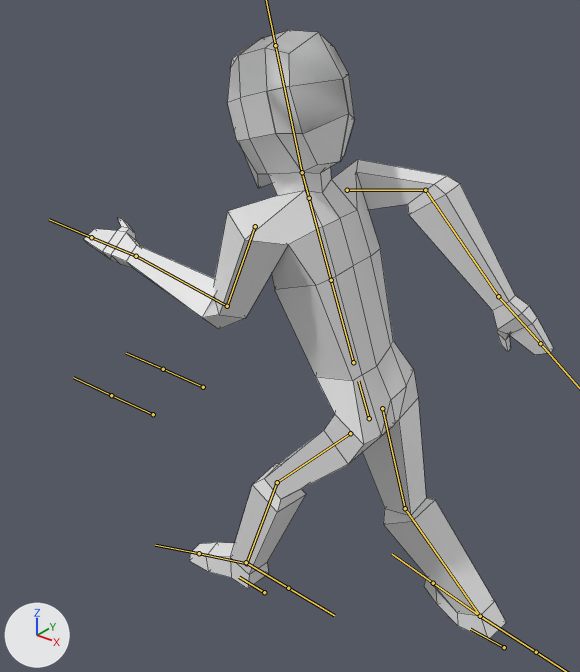
Before and after pictures for a commit that changed the FBX model Games Fleadh Maze Game/Assets/Character/character idle.fbx.
Rendered twice from a camera (50 mm lens) standing at (9.42, -13.13, 14.99) and looking at (-0.82, -0.33, 7.05). Every picture has the same lights, and +X, +Y and +Z are marked at lower left. Both versions are drawn at frame 1 of the action 'Armature|Run Right'; the numbers are the values there. The bones that bend it are drawn over the model as lines. Mesh edges are drawn as thin lines.
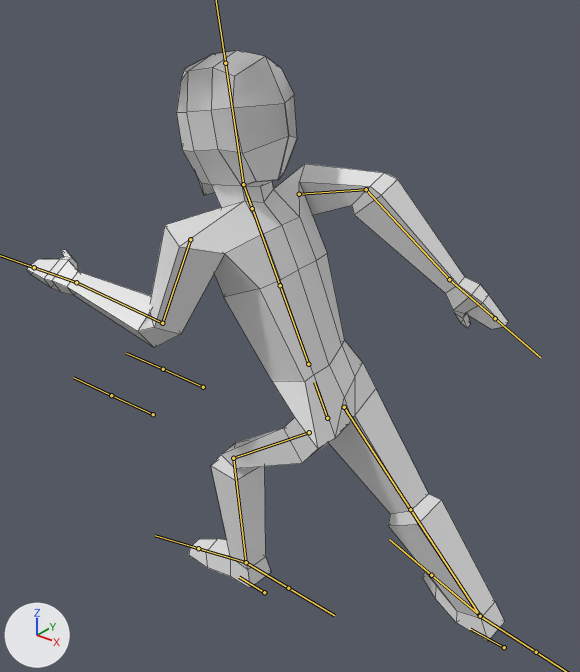
Changed parts and their boxes [x1, y1, x2, y2] in the pictures (580 x 672 px):
'Cube', posed: before [84, 30, 554, 640]; after [27, 50, 508, 642]
bone 'hip', root to tip: before (369, 418) to (358, 381); after (327, 418) to (314, 382)
bone 'head', root to tip: before (302, 172) to (275, 45); after (243, 184) to (225, 63)
bone 'L upper arm', root to tip: before (255, 226) to (227, 306); after (190, 239) to (162, 323)
bone 'R upper arm.001', root to tip: before (347, 190) to (425, 190); after (299, 194) to (366, 189)
bone 'L upper leg', root to tip: before (350, 433) to (277, 482); after (309, 432) to (233, 458)
bone 'L lower leg', root to tip: before (277, 482) to (246, 563); after (233, 458) to (246, 562)
bone 'L foot', root to tip: before (246, 563) to (199, 553); after (246, 562) to (198, 548)
bone 'R upper leg.001', root to tip: before (382, 408) to (405, 508); after (344, 407) to (410, 509)
bone 'R lower leg.001', root to tip: before (405, 508) to (480, 616); after (410, 509) to (479, 615)

Diff of the bpy script that builds the scene:
```diff
--- a/Games Fleadh Maze Game/Assets/Character/character idle.fbx.py
+++ b/Games Fleadh Maze Game/Assets/Character/character idle.fbx.py
@@ bone_hip @@
 bone_hip = bpy.data.objects['Armature'].pose.bones['hip']
-bone_hip.location = (1.27, -1.01, 0.11)
-bone_hip.rotation_quaternion = (0.718, 0.122, -0.675, 0.114)  # degrees (20, -86, -1)
+bone_hip.location = (0.28, -1.29, 0.29)
+bone_hip.rotation_quaternion = (0.714, 0.152, -0.669, 0.142)  # degrees (24, -86, 0)
@@ bone_head @@
 bone_head = bpy.data.objects['Armature'].pose.bones['head']  # child of 'neck'
-bone_head.rotation_quaternion = (0.999, -0.033, -0.01, 0.007)  # degrees (-4, -1, 1)
+bone_head.rotation_quaternion = (0.992, -0.125, -0.014, 0.009)  # degrees (-14, -1, 1)
@@ bone_l_upper_arm @@
 bone_l_upper_arm = bpy.data.objects['Armature'].pose.bones['L upper arm']  # child of 'chest'
-bone_l_upper_arm.location = (0.03, 0.14, 0.01)
-bone_l_upper_arm.rotation_quaternion = (0.719, -0.575, -0.095, -0.379)  # degrees (-67, -35, -32)
+bone_l_upper_arm.location = (0.02, 0.36, 0.01)
+bone_l_upper_arm.rotation_quaternion = (0.776, -0.519, -0.09, -0.348)  # degrees (-59, -30, -31)
@@ bone_r_upper_arm_001 @@
 bone_r_upper_arm_001 = bpy.data.objects['Armature'].pose.bones['R upper arm.001']  # child of 'chest'
-bone_r_upper_arm_001.location = (0.02, 0.07, 0.01)
-bone_r_upper_arm_001.rotation_quaternion = (0.553, -0.102, -0.389, -0.73)  # degrees (34, -35, -117)
+bone_r_upper_arm_001.location = (0.03, 0.33, 0.1)
+bone_r_upper_arm_001.rotation_quaternion = (0.564, -0.042, -0.319, -0.76)  # degrees (29, -25, -113)
@@ bone_l_upper_leg @@
 bone_l_upper_leg = bpy.data.objects['Armature'].pose.bones['L upper leg']  # child of 'hip'
-bone_l_upper_leg.rotation_quaternion = (0.866, 0.498, 0.034, -0.006)  # degrees (60, 4, 1)
+bone_l_upper_leg.rotation_quaternion = (0.789, 0.613, 0.042, -0.024)  # degrees (76, 5, 1)
@@ bone_l_lower_leg @@
 bone_l_lower_leg = bpy.data.objects['Armature'].pose.bones['L lower leg']  # child of 'L upper leg'
-bone_l_lower_leg.rotation_quaternion = (0.986, -0.006, 0.001, 0.165)  # degrees (-1, 0, 19)
+bone_l_lower_leg.rotation_quaternion = (0.886, -0.008, 0.003, 0.463)  # degrees (-1, 1, 55)
@@ bone_l_foot @@
 bone_l_foot = bpy.data.objects['Armature'].pose.bones['L foot']  # child of 'L lower leg'
-bone_l_foot.rotation_quaternion = (0.971, -0.234, 0.017, 0.047)  # degrees (-27, 3, 5)
+bone_l_foot.rotation_quaternion = (0.999, 0.018, 0.016, 0.034)  # degrees (2, 2, 4)
@@ bone_r_upper_leg_001 @@
 bone_r_upper_leg_001 = bpy.data.objects['Armature'].pose.bones['R upper leg.001']  # child of 'hip'
-bone_r_upper_leg_001.location = (0.0, 0.0, 0.0)
-bone_r_upper_leg_001.rotation_quaternion = (0.995, 0.06, 0.065, -0.036)  # degrees (7, 8, -4)
+bone_r_upper_leg_001.location = (0.09, 0.01, 0.0)
+bone_r_upper_leg_001.rotation_quaternion = (0.986, -0.135, 0.093, -0.013)  # degrees (-16, 10, -3)
@@ bone_r_lower_leg_001 @@
 bone_r_lower_leg_001 = bpy.data.objects['Armature'].pose.bones['R lower leg.001']  # child of 'R upper leg.001'
-bone_r_lower_leg_001.rotation_quaternion = (0.964, 0.035, 0.0, 0.264)  # degrees (4, -1, 31)
+bone_r_lower_leg_001.rotation_quaternion = (0.999, -0.005, -0.001, -0.036)  # degrees (-1, 0, -4)
```
